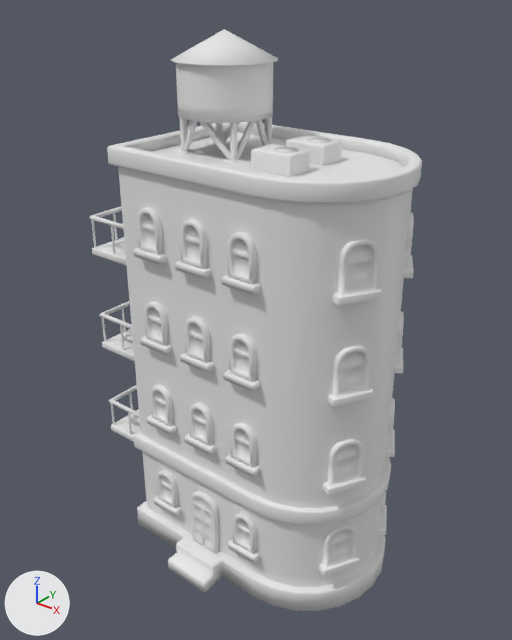
What one commit did to the FBX model Assets/NOTFUN/Cartoon City - Building Pack 1_1/Meshes/Building/Building_095.fbx.
Rendered twice from a camera (50 mm lens) standing at (14.3, -18.5, 21.0) and looking at (-0.2, -0.3, 9.8). The axes (+X, +Y, +Z) are drawn at lower left. The lights are the same throughout. Where no turn or scale is listed for an object, it has been applied to the vertices.

Objects in the first picture: 'Building_095'.
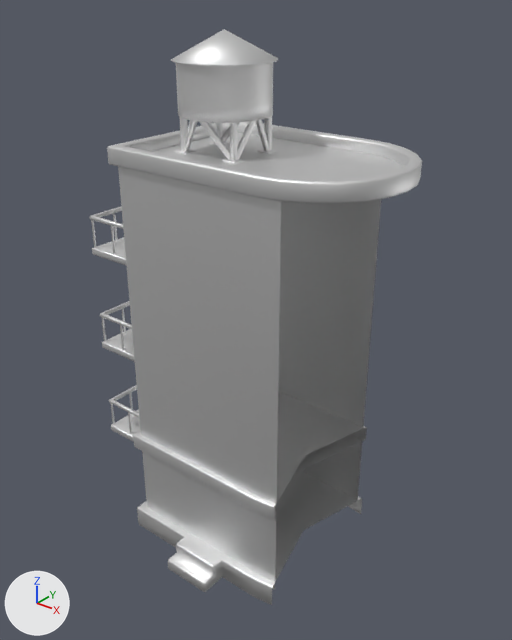
Boxes [x1, y1, x2, y2] around the edits, measured in the pictures (512 x 640 px):
'Building_095', reshaped
    before: [90, 29, 422, 611]
    after: [90, 29, 422, 605]
part 1 of me_building_095, deleted
    before: [133, 135, 414, 576]
part 2 of me_building_095, deleted
    before: [121, 189, 413, 611]

What changed in the scene script:
```text
Add mat_m_city_tex_005:
    mat_m_city_tex_005 = principled_material('M_City_tex.005')
    mat_m_city_tex_005.base_color = (0.8, 0.8, 0.8)  # white #e7e7e7
    mat_m_city_tex_005.metallic = 1.0
    mat_m_city_tex_005.roughness = 0.553
Change me_building_095:
    used by ob_building_095; location = (0.0, 0.0, 0.0)
    remove me_building_095.from_pydata(...)  # 7285 vertices, 6449 faces; spans x -6.1..5.3, y -4.3..3.3, z 0.0..19.5
    remove me_building_095.materials.append(mat_m_city_tex)  # white #e7e7e7
    add me_building_095.from_pydata(...)  # 1927 vertices, 1524 faces; spans x -6.1..5.2, y -4.3..3.3, z 0.0..19.5
    me_building_095 part 1: 57 loose pieces with 4958 vertices, spanning x -3.1..5.1, y -3.3..3.3, z 0.9..16.3, are deleted
    me_building_095 part 2: 400 vertices removed from x 1.0..5.3, y -3.2..3.2, z 0.0..14.5
    add me_building_095.materials.append(mat_m_city_tex_005)  # white #e7e7e7
```
